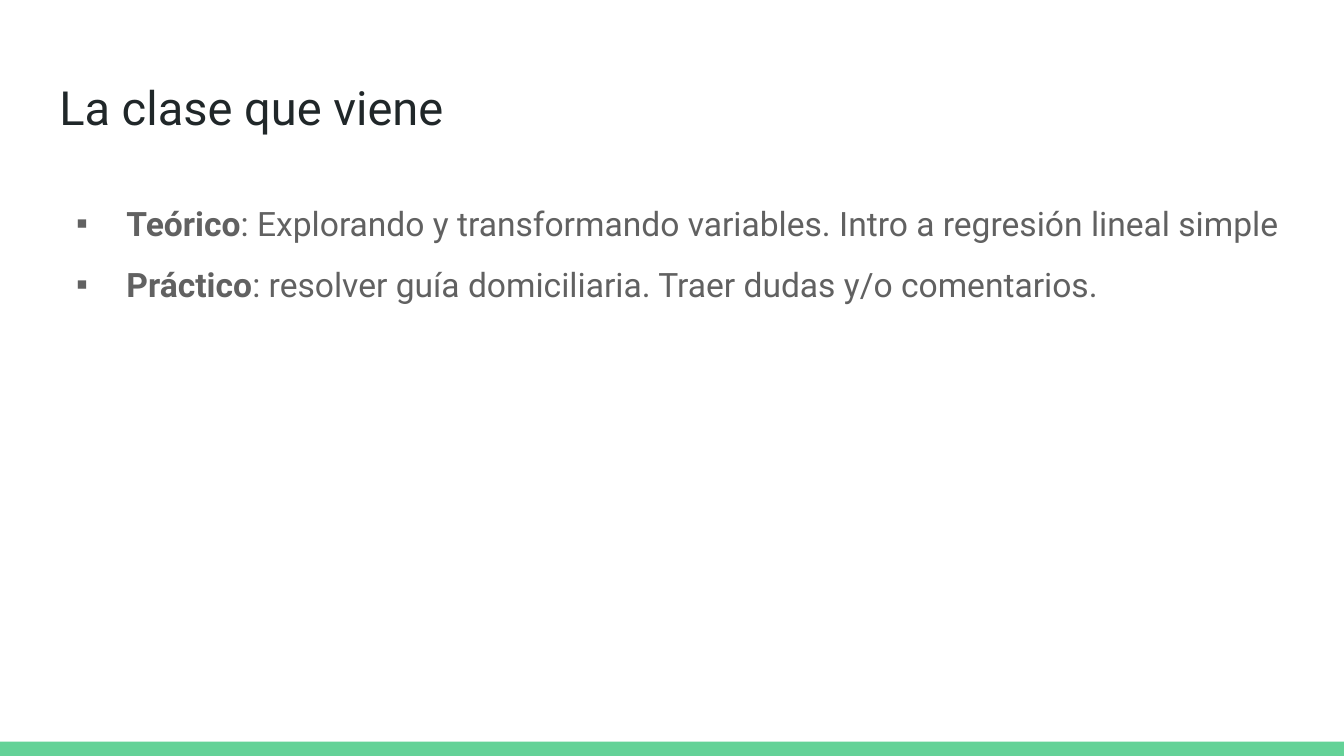
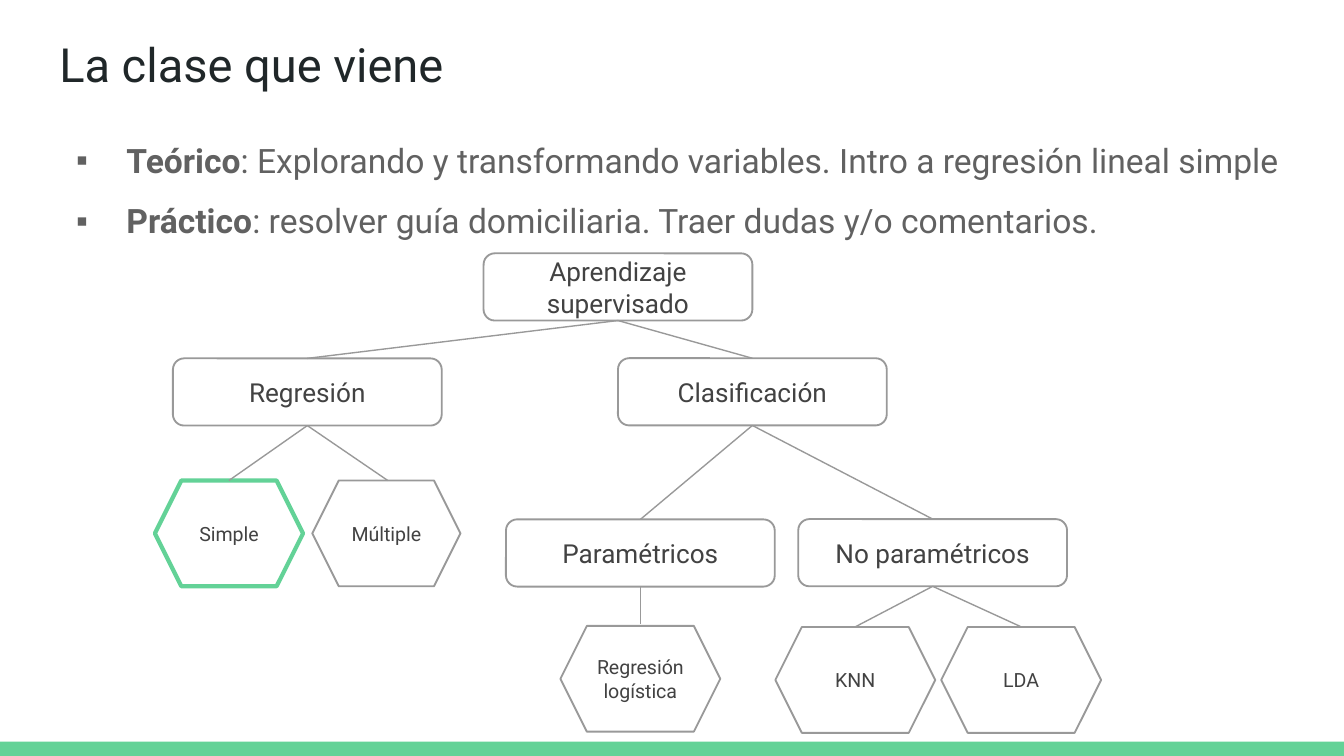
Before and after one commit to DCSCyHD/2023_modulo_3, a slide deck: slide 51 of clase1/teorica_1.pptx (slide 48 before the commit). Drawn at 1344x756 pixels with LibreOffice and Linux fonts; fonts in the diff are those of the drawing. Boxes give left, top, right and bottom in pixels: in the first picture for what was removed or moved away, otherwise in the second. Text is boxed around its words. In the diff, an @@ line names an element or a change of style, - is before the commit and + after.

Commit message:
Actualizo ppts, agrego ppt clase 4

```diff
--- a/clase1/teorica_1.pptx
+++ b/clase1/teorica_1.pptx
@@ title "La clase que viene" moved from (x1=59, y1=89, x2=443, y2=135) to (x1=59, y1=46, x2=443, y2=92) @@
@@ text "Teórico: Explorando y transformando variables. ..." moved from (x1=126, y1=210, x2=1278, y2=304) to (x1=126, y1=147, x2=1278, y2=240) @@
@@ rounded rectangle added at (x1=484, y1=254, x2=753, y2=321), outline #999999 1 pt, 14 pt, text #424242 @@
+Aprendizaje supervisado
@@ line added from (618, 321) to (308, 359), #999999 0.75 pt @@
@@ line added from (618, 321) to (753, 359), #999999 0.75 pt @@
@@ rounded rectangle added at (x1=173, y1=359, x2=442, y2=426), outline #999999 1 pt, 14 pt, text #424242 @@
+Regresión
@@ rounded rectangle added at (x1=618, y1=359, x2=887, y2=426), outline #999999 1 pt, 14 pt, text #424242 @@
+Clasificación
@@ line added from (308, 426) to (228, 481), #999999 0.75 pt @@
@@ line added from (308, 426) to (388, 481), #999999 0.75 pt @@
@@ line added from (753, 426) to (641, 519), #999999 0.75 pt @@
@@ line added from (753, 426) to (933, 519), #999999 0.75 pt @@
@@ hexagon added at (x1=155, y1=481, x2=302, y2=587), outline #63D297 2.25 pt, 10.5 pt, text #424242 @@
+Simple
@@ hexagon added at (x1=312, y1=481, x2=460, y2=587), outline #999999 1 pt, 10.5 pt, text #424242 @@
+Múltiple
@@ rounded rectangle added at (x1=507, y1=519, x2=775, y2=586), outline #999999 1 pt, 14 pt, text #424242 @@
+Paramétricos
@@ rounded rectangle added at (x1=798, y1=519, x2=1067, y2=586), outline #999999 1 pt, 14 pt, text #424242 @@
+No paramétricos
@@ line added from (641, 586) to (641, 624), #999999 0.75 pt @@
@@ line added from (933, 586) to (855, 626), #999999 0.75 pt @@
@@ line added from (933, 586) to (1021, 626), #999999 0.75 pt @@
@@ hexagon added at (x1=560, y1=626, x2=720, y2=732), outline #999999 1 pt, 10.5 pt, text #424242 @@
+Regresión logística
@@ hexagon added at (x1=775, y1=628, x2=935, y2=734), outline #999999 1 pt, 10.5 pt, text #424242 @@
+KNN
@@ hexagon added at (x1=941, y1=628, x2=1101, y2=734), outline #999999 1 pt, 10.5 pt, text #424242 @@
+LDA
```
Also in this commit, not shown: 2 other slides changed, 3 slides added, 3 other files.
